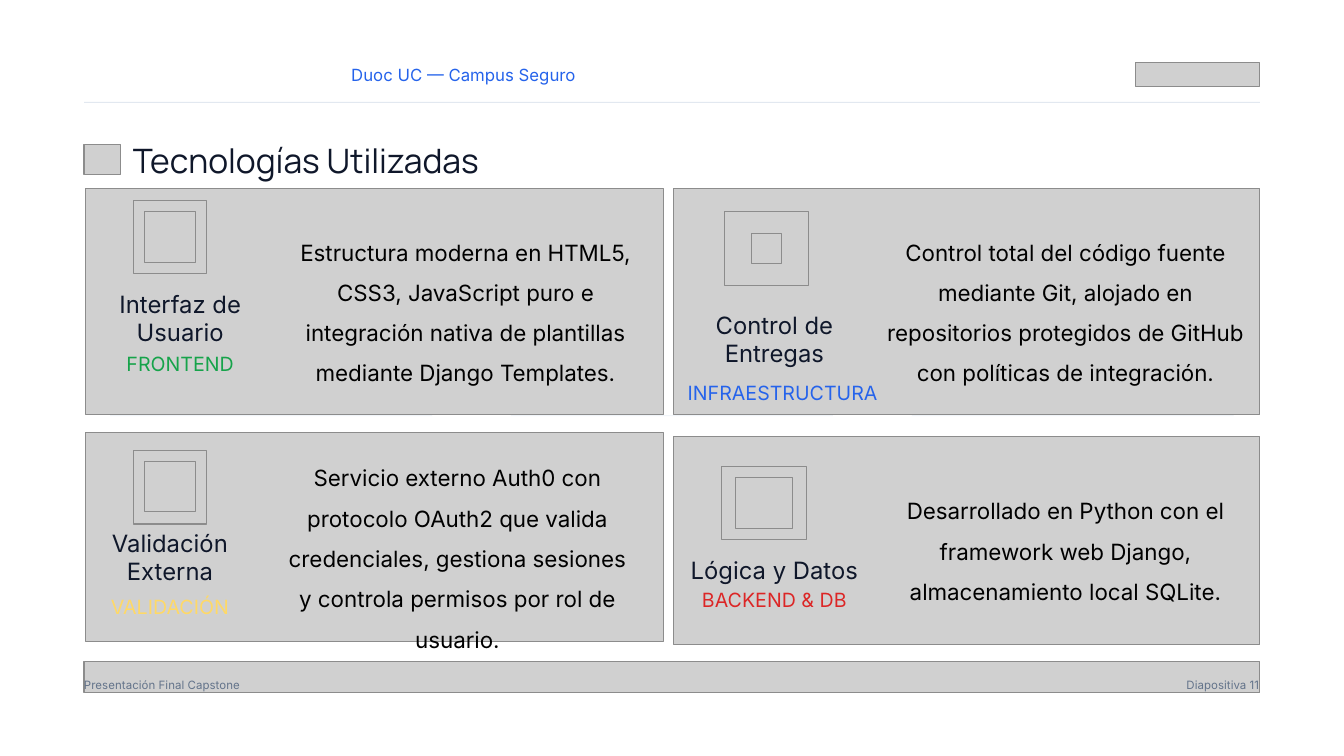
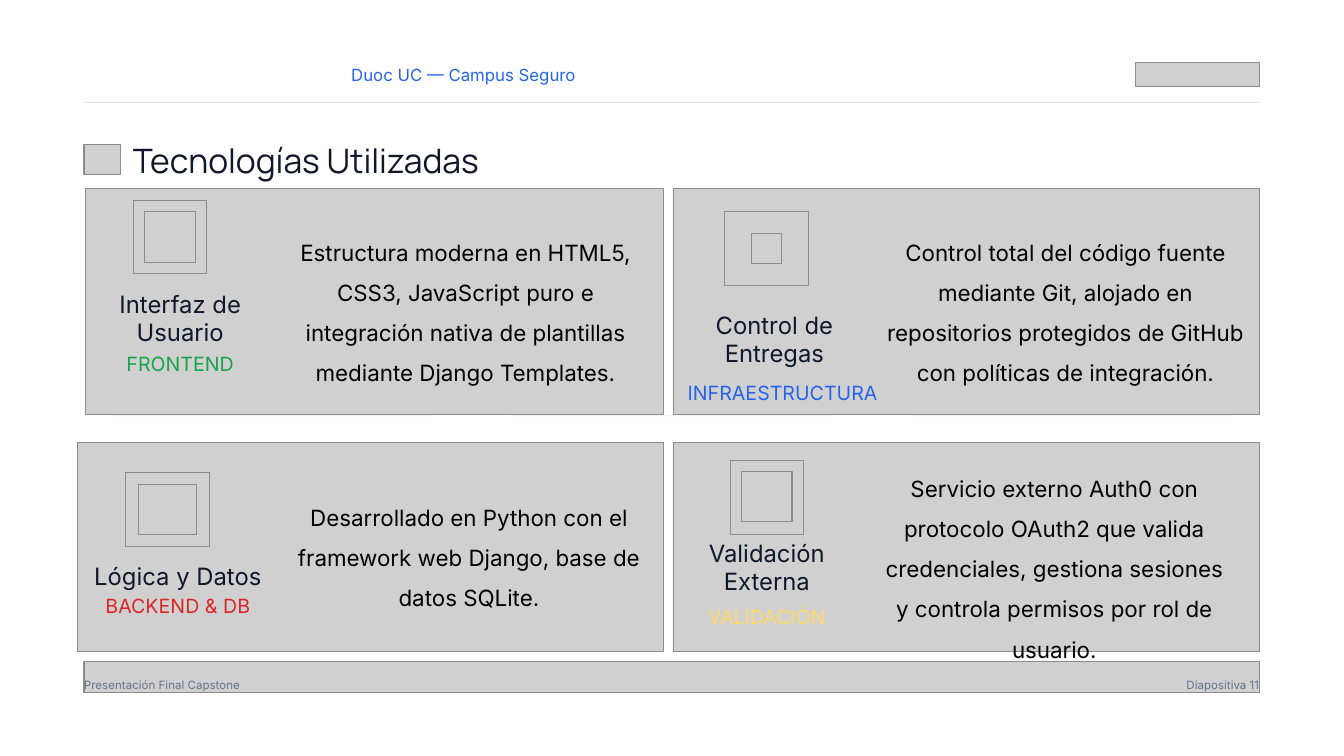
Before and after one commit to jordanrj1/Proyecto-CampuSeguro-, a slide deck: slide 14 of Fase 2/Evidencias Grupales/Proyecto Campus Seguro - Presentación Capstone (1).pptx. Drawn at 1344x756 pixels with LibreOffice and Linux fonts; fonts in the diff are those of the drawing; grey boxes stand for pictures; background and template pictures are left out. Boxes give left, top, right and bottom in pixels: in the first picture for what was removed or moved away, otherwise in the second. Text is boxed around its words. In the diff, an @@ line names an element or a change of style, - is before the commit and + after.

```diff
--- a/Fase 2/Evidencias Grupales/Proyecto Campus Seguro - Presentación Capstone (1).pptx
+++ b/Fase 2/Evidencias Grupales/Proyecto Campus Seguro - Presentación Capstone (1).pptx
@@ picture: place and size @@
-picture at [86, 433, 663, 641]
+picture at [674, 443, 1260, 651]
@@ 2 pictures, 2 texts: place and size @@
-2 pictures, 2 texts at [112, 451, 626, 653]
+2 pictures, 2 texts at [709, 461, 1222, 662]
@@ text at [298, 509, 640, 608]: text changed @@
-Desarrollado en Python con el framework web Django, almacenamiento local SQLite.
+Desarrollado en Python con el framework web Django, base de datos SQLite.
@@ text "Validación Externa": place and size @@
-text "Validación Externa" at [127, 562, 213, 581]
+text "Validación Externa" at [724, 572, 810, 591]
@@ 3 pictures, 2 texts: place and size @@
-3 pictures, 2 texts at [674, 437, 1260, 645]
+3 pictures, 2 texts at [77, 443, 663, 651]
```
Also in this commit, not shown: 1 other slide changed.
